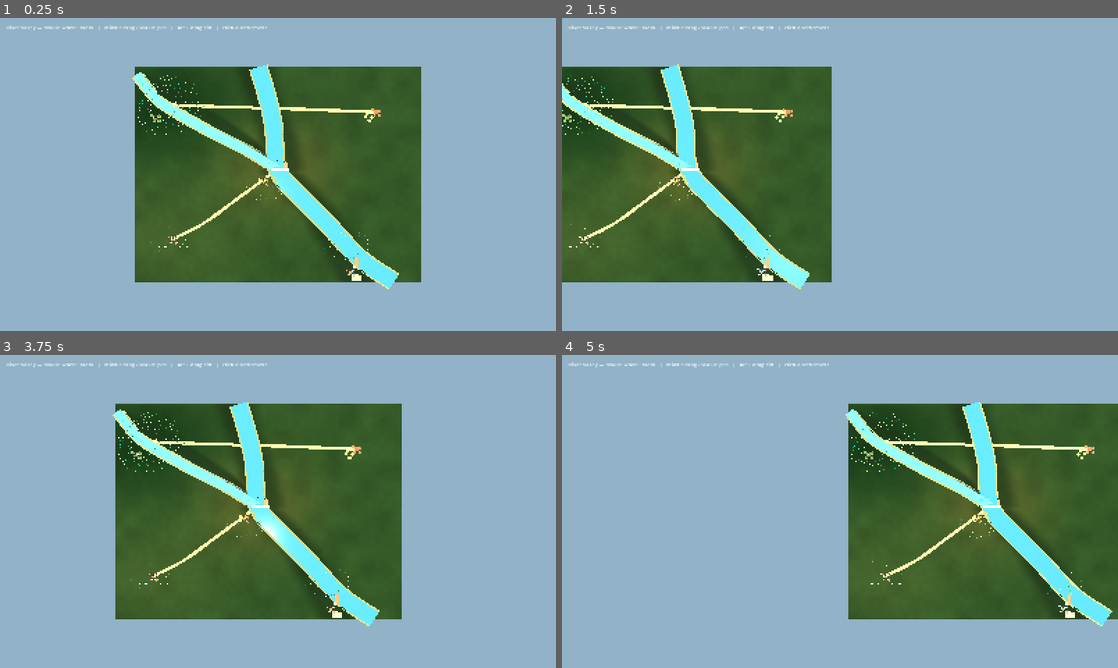
Above: before the commit, frames 1-4 (two rows, left to right).
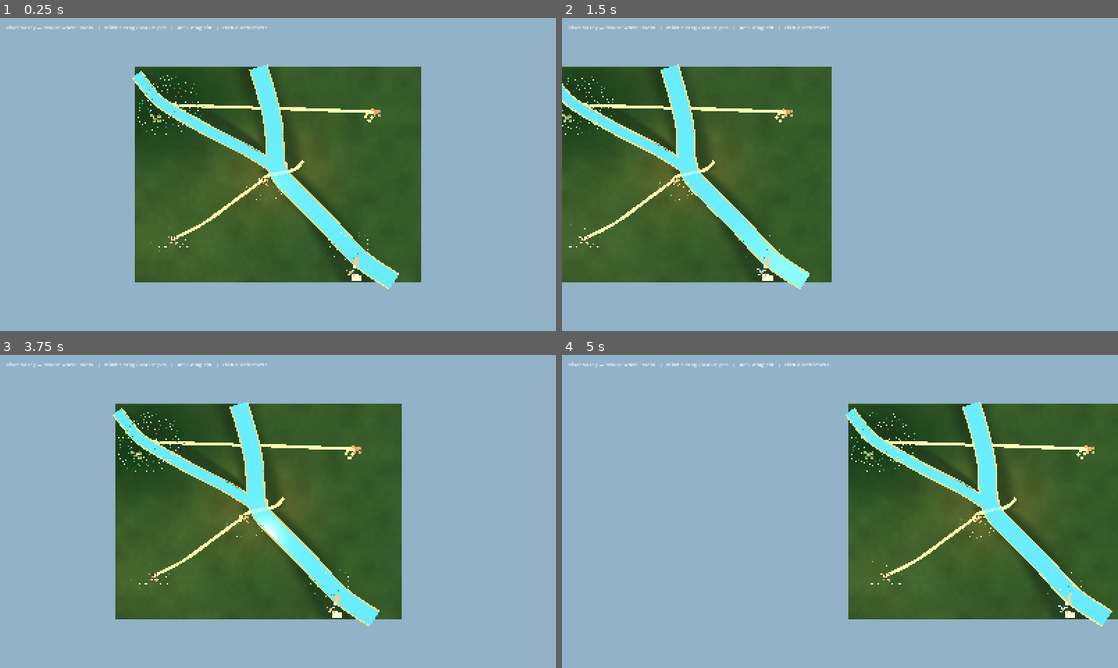
Above: after the commit, the same moments.

Repository: forsman5/sitka
Game: Godot game, scene res://scenes/valley/river_valley.tscn
Same seed, same stepped clock (60 frames per second), same inputs: the game is played once before the commit and once after it. This scene is started directly instead of the project's main scene.
Inputs (mouse positions are in pixels of both pictures, inside the frame that each line leads up to):
- Up to frame 1 (0.25 s): no input
- Up to frame 2 (1.5 s): tap Enter at 0.5 s; move the mouse to (962, 158) at 0.52 s; hold Right (ui_right) 0.53-1.25 s; hold Alt 0.53-1.25 s; click (962, 158) at 0.67 s; tap Space at 1.25 s; drag from (728, 190) to (812, 237) at 1.27 s
- Up to frame 3 (3.75 s): tap Enter at 2, 3.5 s; move the mouse to (333, 442) at 2.02 s; hold Right (ui_right) 2.03-2.75 s; hold Shift 2.03-2.75 s; tap Space at 2.75 s; drag from (250, 574) to (111, 464) at 2.77 s; move the mouse to (444, 558) at 3.52 s; hold Left (ui_left) from 3.53 s (still down); tap F at 3.6 s
- Up to frame 4 (5 s): release Left (ui_left) at 4.25 s; drag from (673, 464) to (756, 433) at 4.27 s

The runs differ from the first frame. In frame 1, 1.0% of the frame differs, in the area x 24-67%, y 16-82%; in frame 2, 0.9%; in frame 3, 1.0%; in frame 4, 1.0%.

Commit message:
Improve river confluence and replace Aldford slab with shallow ford

Diff:
--- a/scripts/valley/harness/capture_landscape.gd
+++ b/scripts/valley/harness/capture_landscape.gd
@@ -20,14 +20,18 @@
 	await process_frame
 	var camera_rig: Node3D = valley.get_node("RTSCamera")
 	var camera: Camera3D = valley.get_node("RTSCamera/Camera3D")
-	if view == "aldford":
+	if view == "aldford" or view == "confluence-angled":
 		camera.size = 72.0
 		camera_rig.call("center_on", Vector3(0.0, 0.0, -5.0))
+		if view == "confluence-angled":
+			camera_rig.set("_current_tilt", 50.0)
+			camera_rig.call("_apply_tilt")
 	else:
 		camera.size = 350.0
 		camera_rig.call("center_on", Vector3.ZERO)
 	await process_frame
 	await process_frame
+	await RenderingServer.frame_post_draw
 	var error := root.get_texture().get_image().save_png(output_path)
 	if error == OK:
 		print("Saved %s landscape view to %s" % [view, output_path])
--- a/scripts/valley/river_valley.gd
+++ b/scripts/valley/river_valley.gd
@@ -29,6 +29,7 @@
 var _selected_settlement_id := -1
 var _settlement_markers: Dictionary = {}
 var _terrain: AuthoredValleyTerrain
+var _confluence_cutout := PackedVector2Array()
 
 ## settlement_id -> ground-plane (x,z) of its (possibly CLUSTER_OFFSETS-shifted)
 ## building cluster, populated by _build_settlements(). ValleyVegetation reads
@@ -94,10 +95,13 @@
 	add_child(_terrain)
 	_terrain.build()
 
-	_add_watercourse("MainRiver", Layout.main_river(), 18.0, RIVER_COLOR)
-	_add_watercourse("Tributary", Layout.tributary(), 10.0, Color("477fa8"))
-	var confluence := TerrainRibbonBuilder.build_disc("AldfordConfluence", Vector2(0.0, -5.0), 10.5, Callable(self, "get_valley_ground_height"), 0.30, _water_material(RIVER_COLOR), 48)
-	add_child(confluence)
+	var main_outline := TerrainRibbonBuilder.footprint(Layout.main_river(), 18.0)
+	var tributary_outline := TerrainRibbonBuilder.footprint(Layout.tributary(), 10.0)
+	var river_outline: PackedVector2Array = Geometry2D.merge_polygons(main_outline, tributary_outline)[0]
+	var junction_bounds := PackedVector2Array([Vector2(-22, -27), Vector2(22, -27), Vector2(22, 17), Vector2(-22, 17)])
+	_confluence_cutout = Geometry2D.intersect_polygons(river_outline, junction_bounds)[0]
+	_add_watercourse("MainRiver", Layout.main_river(), 18.0, tributary_outline)
+	_add_watercourse("Tributary", Layout.tributary(), 10.0, main_outline, main_outline)
 
 	# Existing seed edges are the source of truth for the static route drawing.
 	for edge_id in Layout.EDGES:
@@ -107,9 +111,50 @@
 		if Layout.EDGES[edge_id]["kind"] == "track":
 			_add_route(edge_id, Layout.track_path(edge_id, from_pos, to_pos), TRACK_WIDTH, ROAD_COLOR)
 
-	# The ford is intentionally weak and legible: a narrow pale crossing at
-	# Aldford, reserved for replacement by a bridge in Milestone 3.
-	_add_ribbon("AldfordFord", PackedVector3Array([Vector3(-8.0, 0.0, -5.0), Vector3(1.0, 0.0, -5.0), Vector3(12.0, 0.0, -5.0)]), 3.2, 0.72, _ground_material(Color("c9b58a")), 1.0, 0.12, 41, true)
+	_build_ford()
+
+func _build_ford() -> void:
+	# A bank-to-bank gravel shallows, slightly downstream of the landing.
+	# Separate dry approaches make the crossing legible without a raised deck.
+	var crossing := PackedVector3Array([
+		Vector3(-9, 0, 0.95), Vector3(-7, 0, 0.5),
+		Vector3(0, 0, -1), Vector3(7, 0, -2.5), Vector3(12, 0, -3.6),
+	])
+	var approaches := PackedVector3Array([
+		Vector3(-18, 0, 7), Vector3(-13, 0, 2), Vector3(0, 0, -1),
+		Vector3(14, 0, -4), Vector3(22, 0, -8), Vector3(28, 0, -15),
+	])
+	var ground := Callable(self, "get_valley_ground_height")
+	add_child(TerrainRibbonBuilder.build("FordApproachShoulder", approaches, ground, 3.6, 0.24, _ground_material(ROAD_SHOULDER_COLOR), 0.4, 0.12, 41, false, _confluence_cutout, Callable(), 16))
+	add_child(TerrainRibbonBuilder.build("FordApproachTrack", approaches, ground, 2.4, 0.28, _ground_material(ROAD_COLOR), 0.4, 0.14, 42, false, _confluence_cutout, Callable(), 16))
+	var material := ShaderMaterial.new()
+	material.shader = preload("res://shaders/ford_shallows.gdshader")
+	add_child(TerrainRibbonBuilder.build("AldfordFordShallows", crossing, Callable(self, "get_valley_ground_height"), 4.2, 0.0, material, 0.4, 0.22, 41, false, PackedVector2Array(), Callable(self, "_ford_surface_height"), 16))
+	var rng := RandomNumberGenerator.new()
+	rng.seed = 4107
+	for index in 32:
+		var x := lerpf(-9.0, 10.0, float(index) / 31.0)
+		var point := Vector2(x, -1.0 - x * 0.215 + rng.randf_range(-1.35, 1.35))
+		var stone := SphereMesh.new()
+		stone.radius = rng.randf_range(0.16, 0.34)
+		stone.height = stone.radius * 0.65
+		stone.radial_segments = 8
+		stone.rings = 4
+		var instance := MeshInstance3D.new()
+		instance.name = "FordStone%d" % index
+		instance.mesh = stone
+		instance.material_override = _ground_material(Color("798078").lightened(rng.randf_range(0.0, 0.12)))
+		instance.position = Vector3(point.x, _ford_surface_height(point, 0.0), point.y)
+		add_child(instance)
+	for point in [Vector2(-12, 4), Vector2(14, -2)]:
+		var marker_height := get_valley_ground_height(point)
+		_add_cylinder("FordWaymarker", Vector3(point.x, marker_height + 0.7, point.y), 0.14, 1.4, Color("65513b"))
+
+func _ford_surface_height(point: Vector2, _original_height: float) -> float:
+	var ground := get_valley_ground_height(point)
+	if Geometry2D.is_point_in_polygon(point, _confluence_cutout):
+		return _confluence_surface_height(point, ground + 0.22) + 0.07
+	return ground + 0.18
 
 ## The first valley remains deliberately simple, but this shared ground query
 ## keeps decorative vegetation and future building placement aligned with its
@@ -264,15 +309,21 @@
 	# A darker, wider shoulder settles the path into the grass. The narrower
 	# worn strip has low-amplitude deterministic width changes rather than a
 	# perfectly constant silhouette.
-	_add_ribbon("RouteShoulder%d" % edge_id, points, width + 1.45, 0.10, _ground_material(ROAD_SHOULDER_COLOR), 2.8, 0.20, edge_id * 17)
-	_add_ribbon("Route%d" % edge_id, points, width, 0.14, _ground_material(color), 2.8, 0.28, edge_id * 17 + 5)
-
-func _add_watercourse(prefix: String, points: PackedVector3Array, width: float, color: Color) -> void:
-	# Banks are one continuous terrain-following strip beneath a separate calm
-	# water surface. Each water cross-section shares one sampled center height,
-	# avoiding the pitched/floating joins produced by horizontal boxes.
-	_add_ribbon("%sBank" % prefix, points, width + 3.6, 0.12, _ground_material(RIVER_BANK_COLOR), 2.4)
-	_add_ribbon(prefix, points, width, 0.22, _water_material(color), 2.4, 0.0, 0, true)
+	var ground := Callable(self, "get_valley_ground_height")
+	add_child(TerrainRibbonBuilder.build("RouteShoulder%d" % edge_id, points, ground, width + 1.45, 0.10, _ground_material(ROAD_SHOULDER_COLOR), 2.8, 0.20, edge_id * 17, false, _confluence_cutout))
+	add_child(TerrainRibbonBuilder.build("Route%d" % edge_id, points, ground, width, 0.14, _ground_material(color), 2.8, 0.28, edge_id * 17 + 5, false, _confluence_cutout))
+
+func _add_watercourse(prefix: String, points: PackedVector3Array, width: float, bank_cutout: PackedVector2Array, water_cutout: PackedVector2Array = PackedVector2Array()) -> void:
+	var ground := Callable(self, "get_valley_ground_height")
+	add_child(TerrainRibbonBuilder.build("%sBank" % prefix, points, ground, width + 3.6, 0.22, _ground_material(RIVER_BANK_COLOR), 0.6, 0.0, 0, false, bank_cutout, Callable(), 16))
+	add_child(TerrainRibbonBuilder.build(prefix, points, ground, width, 0.22, _water_material(RIVER_COLOR), 0.6, 0.0, 0, true, water_cutout, Callable(self, "_confluence_surface_height"), 16))
+
+func _confluence_surface_height(point: Vector2, original_height: float) -> float:
+	# Both channels use the same terrain-following surface around the mouth.
+	# The smooth outer transition preserves the existing upstream cross-sections.
+	var distance := point.distance_to(Vector2(0.0, -5.0))
+	var blend := 1.0 - smoothstep(18.0, 38.0, distance)
+	return lerpf(original_height, get_valley_ground_height(point) + 0.45, blend)
 
 func _add_ribbon(node_name: String, points: PackedVector3Array, width: float, y_offset: float, material: Material, sample_spacing: float, width_variation: float = 0.0, variation_seed: int = 0, flat_cross_section: bool = false) -> MeshInstance3D:
 	var ribbon := TerrainRibbonBuilder.build(node_name, points, Callable(self, "get_valley_ground_height"), width, y_offset, material, sample_spacing, width_variation, variation_seed, flat_cross_section)
--- a/scripts/valley/terrain_ribbon_builder.gd
+++ b/scripts/valley/terrain_ribbon_builder.gd
@@ -6,7 +6,6 @@
 ## so joins do not depend on overlapping, horizontal BoxMesh segments.
 
 const CROSS_SEGMENTS := 4
-const CROSS_VERTICES := CROSS_SEGMENTS + 1
 
 static func build(
 		node_name: String,
@@ -19,7 +18,11 @@
 		width_variation: float = 0.0,
 		variation_seed: int = 0,
 		flat_cross_section: bool = false,
+		exclude: PackedVector2Array = PackedVector2Array(),
+		surface_height_at: Callable = Callable(),
+		cross_segments: int = CROSS_SEGMENTS,
 	) -> MeshInstance3D:
+	var cross_vertices := cross_segments + 1
 	var centers := _sample_catmull_rom(control_points, sample_spacing)
 	var vertices := PackedVector3Array()
 	var normals := PackedVector3Array()
@@ -43,29 +46,59 @@
 		var section_points: Array[Vector2] = []
 		var section_heights: Array[float] = []
 		var highest_ground := -INF
-		for cross_index in range(CROSS_VERTICES):
-			var cross_t := float(cross_index) / float(CROSS_SEGMENTS)
+		for cross_index in range(cross_vertices):
+			var cross_t := float(cross_index) / float(cross_segments)
 			var point := Vector2(center.x, center.z) + side * lerpf(half_width, -half_width, cross_t)
 			var ground_height := float(height_at.call(point))
 			section_points.append(point)
 			section_heights.append(ground_height)
 			highest_ground = maxf(highest_ground, ground_height)
-		for cross_index in range(CROSS_VERTICES):
+		for cross_index in range(cross_vertices):
 			var point := section_points[cross_index]
 			var surface_height := highest_ground if flat_cross_section else section_heights[cross_index]
 			vertices.append(Vector3(point.x, surface_height + y_offset, point.y))
 			normals.append(Vector3.UP)
-			uvs.append(Vector2(float(cross_index) / float(CROSS_SEGMENTS), distance_along / maxf(width, 0.1)))
+			uvs.append(Vector2(float(cross_index) / float(cross_segments), distance_along / maxf(width, 0.1)))
 
 	for i in range(centers.size() - 1):
-		var row := i * CROSS_VERTICES
-		var next_row := (i + 1) * CROSS_VERTICES
-		for cross_index in range(CROSS_SEGMENTS):
+		var row := i * cross_vertices
+		var next_row := (i + 1) * cross_vertices
+		for cross_index in range(cross_segments):
 			var index := row + cross_index
 			var next_index := next_row + cross_index
 			# Godot treats clockwise triangles as front-facing. This order presents
 			# the strip upward without requiring two-sided road/water materials.
 			indices.append_array([index, index + 1, next_index, index + 1, next_index + 1, next_index])
+
+	# Clip individual triangles so the surrounding strips retain their sampling
+	# density. In particular, a tributary bank must not cross the main channel.
+	if not exclude.is_empty():
+		var clipped_vertices := PackedVector3Array()
+		var clipped_indices := PackedInt32Array()
+		for triangle in range(0, indices.size(), 3):
+			var a := vertices[indices[triangle]]
+			var b := vertices[indices[triangle + 1]]
+			var c := vertices[indices[triangle + 2]]
+			var footprint := PackedVector2Array([Vector2(a.x, a.z), Vector2(b.x, b.z), Vector2(c.x, c.z)])
+			for polygon in Geometry2D.clip_polygons(footprint, exclude):
+				var triangles := Geometry2D.triangulate_polygon(polygon)
+				var base := clipped_vertices.size()
+				var plane_normal := (b - a).cross(c - a)
+				for point in polygon:
+					var y := a.y - (plane_normal.x * (point.x - a.x) + plane_normal.z * (point.y - a.z)) / plane_normal.y
+					clipped_vertices.append(Vector3(point.x, y, point.y))
+				for index in range(0, triangles.size(), 3):
+					clipped_indices.append_array([base + triangles[index], base + triangles[index + 1], base + triangles[index + 2]])
+		vertices = clipped_vertices
+		indices = clipped_indices
+		normals.resize(vertices.size())
+		normals.fill(Vector3.UP)
+		uvs.resize(vertices.size())
+	if surface_height_at.is_valid():
+		for index in vertices.size():
+			var vertex := vertices[index]
+			vertex.y = float(surface_height_at.call(Vector2(vertex.x, vertex.z), vertex.y))
+			vertices[index] = vertex
 
 	var arrays: Array = []
 	arrays.resize(Mesh.ARRAY_MAX)
@@ -74,12 +107,30 @@
 	arrays[Mesh.ARRAY_TEX_UV] = uvs
 	arrays[Mesh.ARRAY_INDEX] = indices
 	var mesh := ArrayMesh.new()
-	mesh.add_surface_from_arrays(Mesh.PRIMITIVE_TRIANGLES, arrays)
+	if not indices.is_empty():
+		mesh.add_surface_from_arrays(Mesh.PRIMITIVE_TRIANGLES, arrays)
 	var instance := MeshInstance3D.new()
 	instance.name = node_name
 	instance.mesh = mesh
 	instance.material_override = material
 	return instance
+
+## The same sampled outline as build(), for trimming intersecting channels.
+static func footprint(points: PackedVector3Array, width: float, spacing: float = 0.6) -> PackedVector2Array:
+	var centers := _sample_catmull_rom(points, spacing)
+	var left := PackedVector2Array()
+	var right := PackedVector2Array()
+	for i in centers.size():
+		var previous := centers[maxi(i - 1, 0)]
+		var following := centers[mini(i + 1, centers.size() - 1)]
+		var tangent := Vector2(following.x - previous.x, following.z - previous.z).normalized()
+		var side := Vector2(-tangent.y, tangent.x) * width * 0.5
+		var center := Vector2(centers[i].x, centers[i].z)
+		left.append(center + side)
+		right.append(center - side)
+	right.reverse()
+	left.append_array(right)
+	return left
 
 static func build_disc(node_name: String, center: Vector2, radius: float, height_at: Callable, y_offset: float, material: Material, segments: int = 40) -> MeshInstance3D:
 	var vertices := PackedVector3Array()
--- /dev/null
+++ b/shaders/ford_shallows.gdshader
@@ -0,0 +1,19 @@
+shader_type spatial;
+render_mode cull_disabled;
+uniform vec4 water_color : source_color = vec4(0.208, 0.435, 0.608, 1.0);
+uniform vec4 gravel_color : source_color = vec4(0.42, 0.48, 0.43, 1.0);
+
+// A wet gravel bed visible through shallow water, with broken soft edges.
+void fragment() {
+	float edge = abs(UV.x * 2.0 - 1.0);
+	float irregularity = 0.08 * sin(UV.y * 13.0) + 0.05 * sin(UV.y * 29.0);
+	float coverage = 1.0 - smoothstep(0.55 + irregularity, 0.98 + irregularity, edge);
+	if (coverage < 0.08) { discard; }
+	vec2 cell = vec2(UV.x * 13.0, UV.y * 15.0);
+	vec2 id = floor(cell);
+	float random = fract(sin(dot(id, vec2(127.1, 311.7))) * 43758.5453);
+	float pebble = 1.0 - smoothstep(0.18, 0.42, length(fract(cell) - vec2(0.5)));
+	vec3 gravel = gravel_color.rgb * mix(0.7, 1.1, random);
+	ALBEDO = mix(water_color.rgb, gravel, coverage * (0.35 + pebble * 0.45));
+	ROUGHNESS = 0.65;
+}
Not shown, added: shaders/ford_shallows.gdshader.uid
